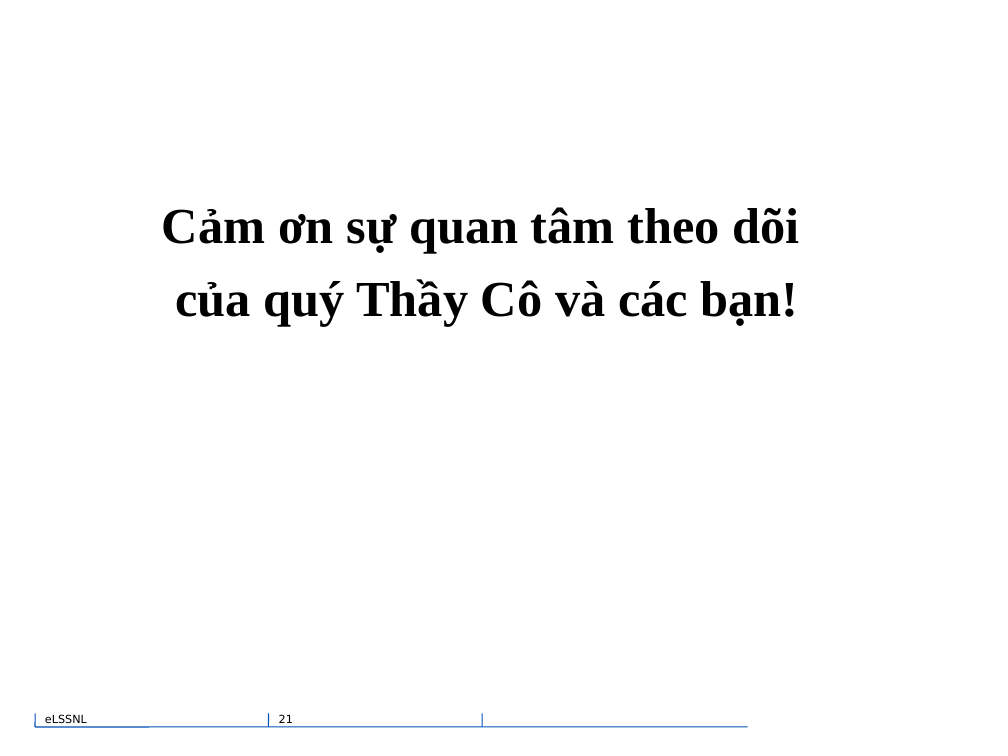
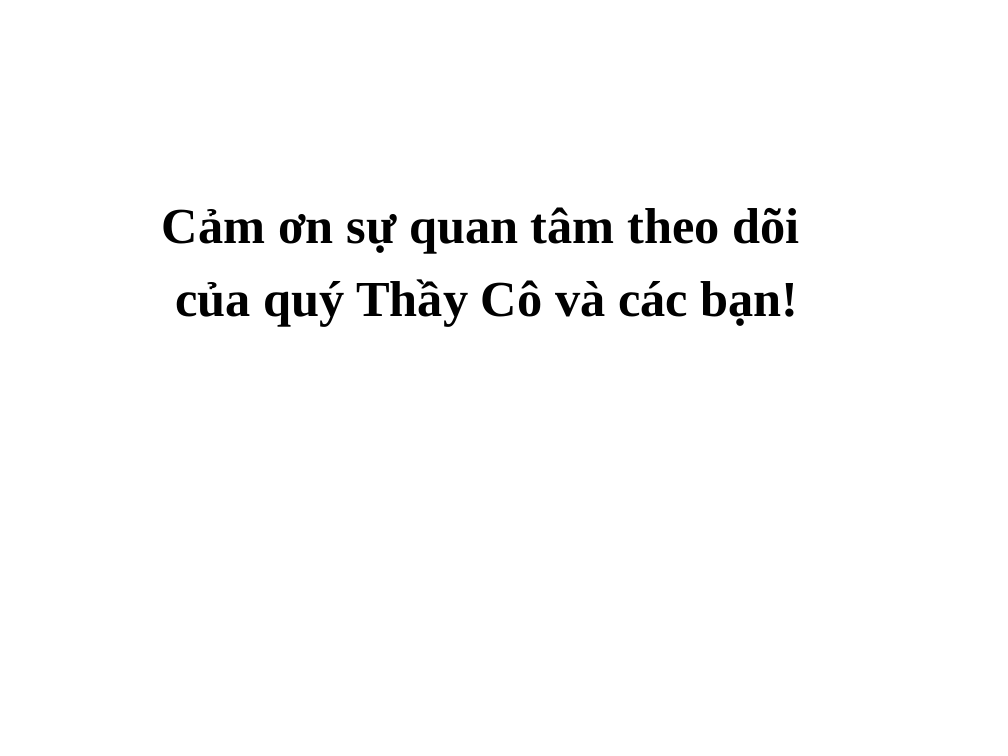
Before and after one commit to tiendv/detaitotnghiep, a slide deck: slide 18 of Report/Bao cao khoa luan/Trinh bay bao cao.ppt (slide 21 before the commit). Drawn at 1008x756 pixels with LibreOffice and Linux fonts; fonts in the diff are those of the drawing; background and template pictures are left out. Boxes give left, top, right and bottom in pixels: in the first picture for what was removed or moved away, otherwise in the second. Text is boxed around its words. In the diff, an @@ line names an element or a change of style, - is before the commit and + after.

```diff
--- a/Report/Bao cao khoa luan/Trinh bay bao cao.ppt
+++ b/Report/Bao cao khoa luan/Trinh bay bao cao.ppt
@@ rectangle added at [0,706,764,736], fill #FFFFFF, outline #FFFFFF 0.74 pt @@
@@ line removed from (35, 727) to (35, 714) @@
@@ text removed at [45,714,87,723] @@
-eLSSNL
@@ line removed from (268, 727) to (268, 714) @@
@@ page number removed at [279,714,293,723] @@
-21
@@ line removed from (482, 727) to (482, 714) @@
@@ line removed from (748, 727) to (35, 727) @@
```
Also in this commit, not shown: 3 other slides changed, 14 slides added, 17 slides removed.
